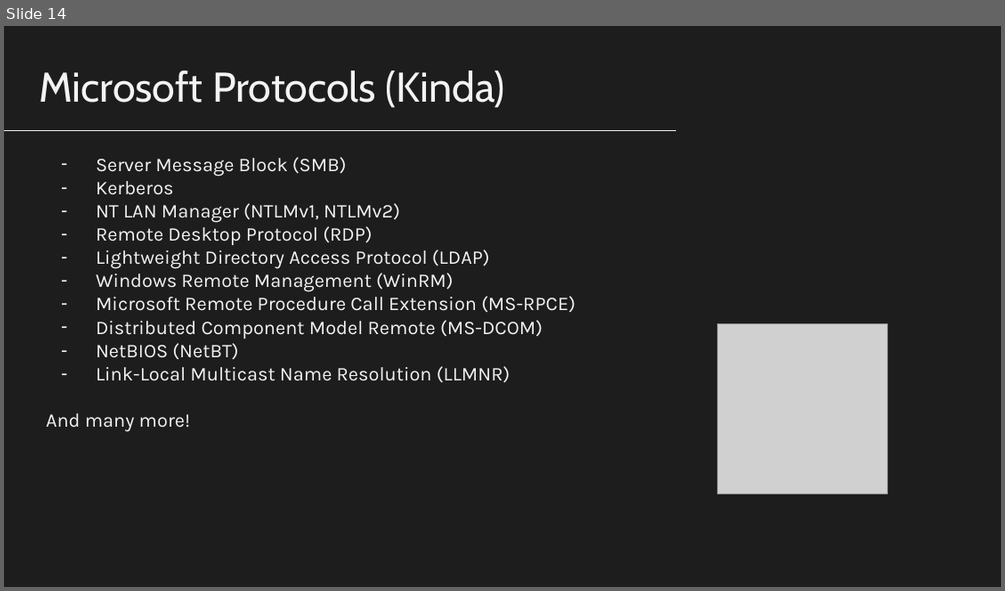
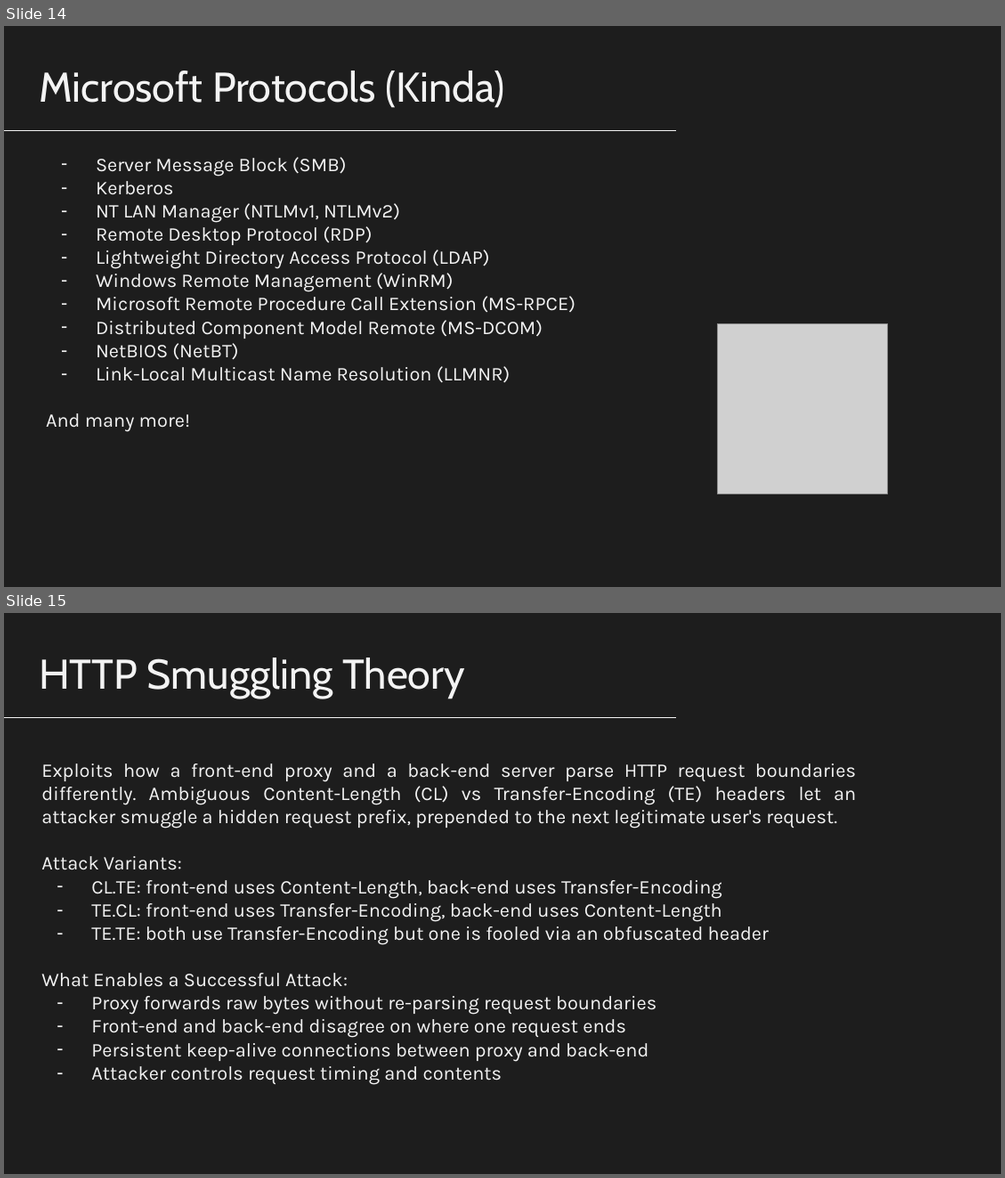
Before and after one commit to nico989/ProtocolsSecurityAssessmentUnitn, a slide deck: ProtocolsSecurityAssessmentUnitn.pptx. Shown one above the other, each under a label of ours: slide 14 before the commit, slides 14 and 15 after it. The pictures are 1005x591 and 1005x1178 pixels, drawn with LibreOffice and Linux fonts; fonts in the diff are those of the drawing; grey boxes stand for pictures. Boxes give left, top, right and bottom in pixels: in the first picture for what was removed or moved away, otherwise in the second. Text is boxed around its words. In the diff, an @@ line names an element or a change of style, - is before the commit and + after.

Commit message:
Update slides

```diff
--- a/ProtocolsSecurityAssessmentUnitn.pptx
+++ b/ProtocolsSecurityAssessmentUnitn.pptx
@@ slide 15 added at [4, 613, 1001, 1174], background #1D1D1D @@
@@ text added at [39, 657, 465, 699], 30 pt, text #F3F3F3 @@
+HTTP Smuggling Theory
@@ line added from (676, 718) to (4, 718), #F3F3F3 0.75 pt @@
@@ text added at [41, 763, 856, 1085], 14 pt, text #F3F3F3 @@
+Exploits how a front-end proxy and a back-end server parse HTTP request boundaries differently. Ambiguous Content-Length (CL) vs Transfer-Encoding (TE) headers let an attacker smuggle a hidden request prefix, prepended to the next legitimate user's request.
+Attack Variants:
+– CL.TE: front-end uses Content-Length, back-end uses Transfer-Encoding
+– TE.CL: front-end uses Transfer-Encoding, back-end uses Content-Length
+– TE.TE: both use Transfer-Encoding but one is fooled via an obfuscated header
+What Enables a Successful Attack:
+– Proxy forwards raw bytes without re-parsing request boundaries
+– Front-end and back-end disagree on where one request ends
+– Persistent keep-alive connections between proxy and back-end
+– Attacker controls request timing and contents
```
